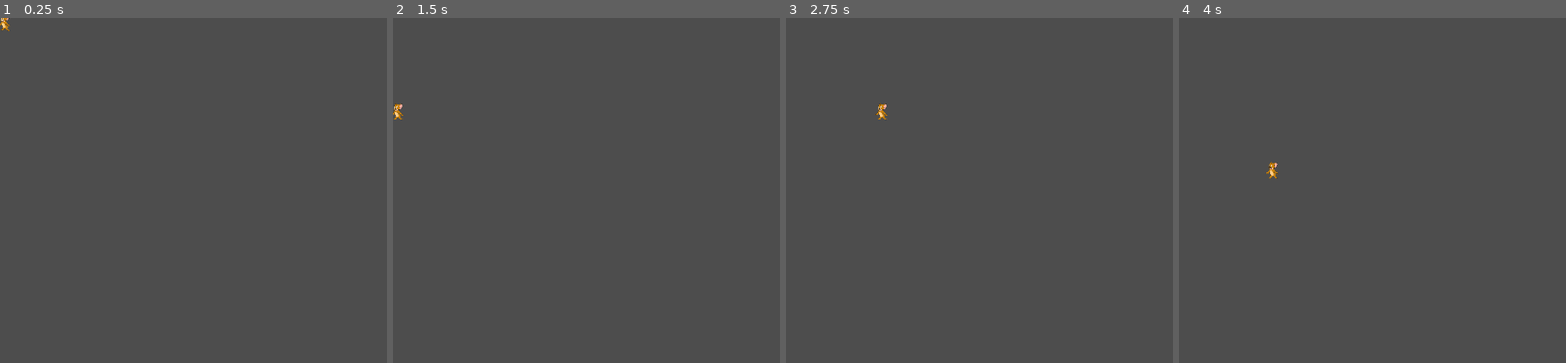
Above: before the commit, frames 1-4 (left to right).
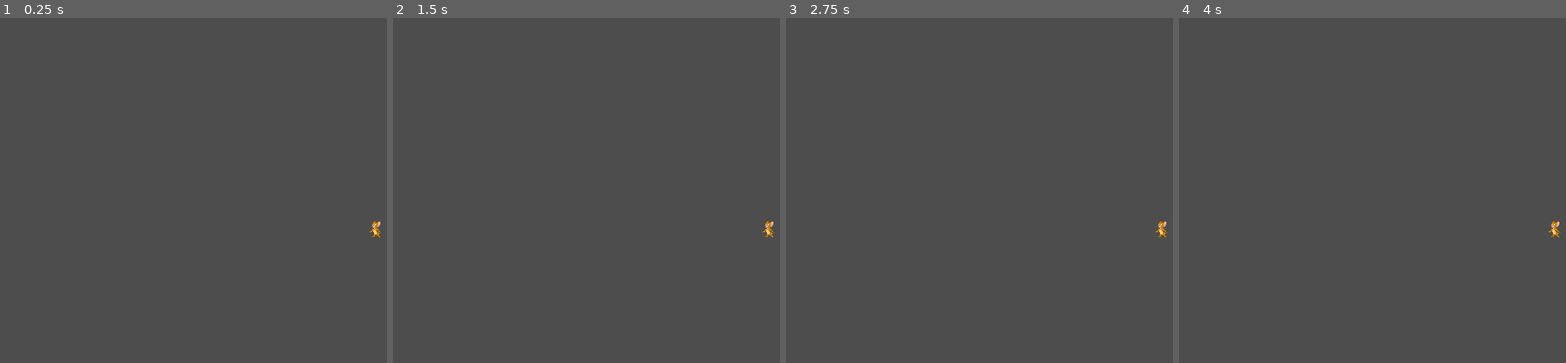
Above: after the commit, the same moments.

Repository: hadaber/joc-equip
Game: Godot game, scene res://ratoli.tscn
The game is run twice, just before and just after one commit, with the same random seed, the same clock (stepped at 60 frames per second) and the same inputs. The project has no main scene, so this scene is started directly.
Inputs:
- Up to frame 1 (0.25 s): no input
- Up to frame 2 (1.5 s): tap Enter at 0.5 s; hold Down (mou_abaix) 0.53-1.28 s; tap Up (mou_adalt) at 1.35 s
- Up to frame 3 (2.75 s): tap Space at 2 s; hold Right (mou_dreta) from 2.03 s (still down)
- Up to frame 4 (4 s): tap Enter at 2.75 s; release Right (mou_dreta) at 2.78 s; tap Left (mou_esquerra) at 2.85 s; tap Space at 3.5 s; hold Down (mou_abaix) from 3.53 s (still down)

The runs differ from the first frame. In frame 1, 0.1% of the frame differs, in the area x 0-99%, y 0-64%; in frame 2, 0.2%; in frame 3, 0.2%; in frame 4, 0.2%, in the area x 22-99%, y 41-64%.

Commit message:
escena has guanyat y camera ratoli

Diff:
--- /dev/null
+++ b/hasguanyat.tscn
@@ -0,0 +1,9 @@
+[gd_scene format=3 uid="uid://ca5t5bmqriynq"]
+
+[node name="Control" type="Control" unique_id=841560212]
+layout_mode = 3
+anchors_preset = 15
+anchor_right = 1.0
+anchor_bottom = 1.0
+grow_horizontal = 2
+grow_vertical = 2
--- a/ratoli.tscn
+++ b/ratoli.tscn
@@ -11,12 +11,14 @@
 script = ExtResource("1_q7u76")
 
 [node name="CollisionShape2D" type="CollisionShape2D" parent="." unique_id=324411222]
-position = Vector2(8, 8)
+position = Vector2(4.7683716e-07, 4.7683716e-07)
 scale = Vector2(0.1, 0.1)
 shape = SubResource("CapsuleShape2D_i70fi")
 debug_color = Color(0.82271326, 0.40255666, 0.03656705, 0)
 
 [node name="Jerry" type="Sprite2D" parent="." unique_id=2112896842]
-position = Vector2(7, 6.9999995)
+position = Vector2(1.0000005, 9.536743e-07)
 scale = Vector2(0.1, 0.1)
 texture = ExtResource("2_gul4j")
+
+[node name="Camera2D" type="Camera2D" parent="." unique_id=1834803792]
